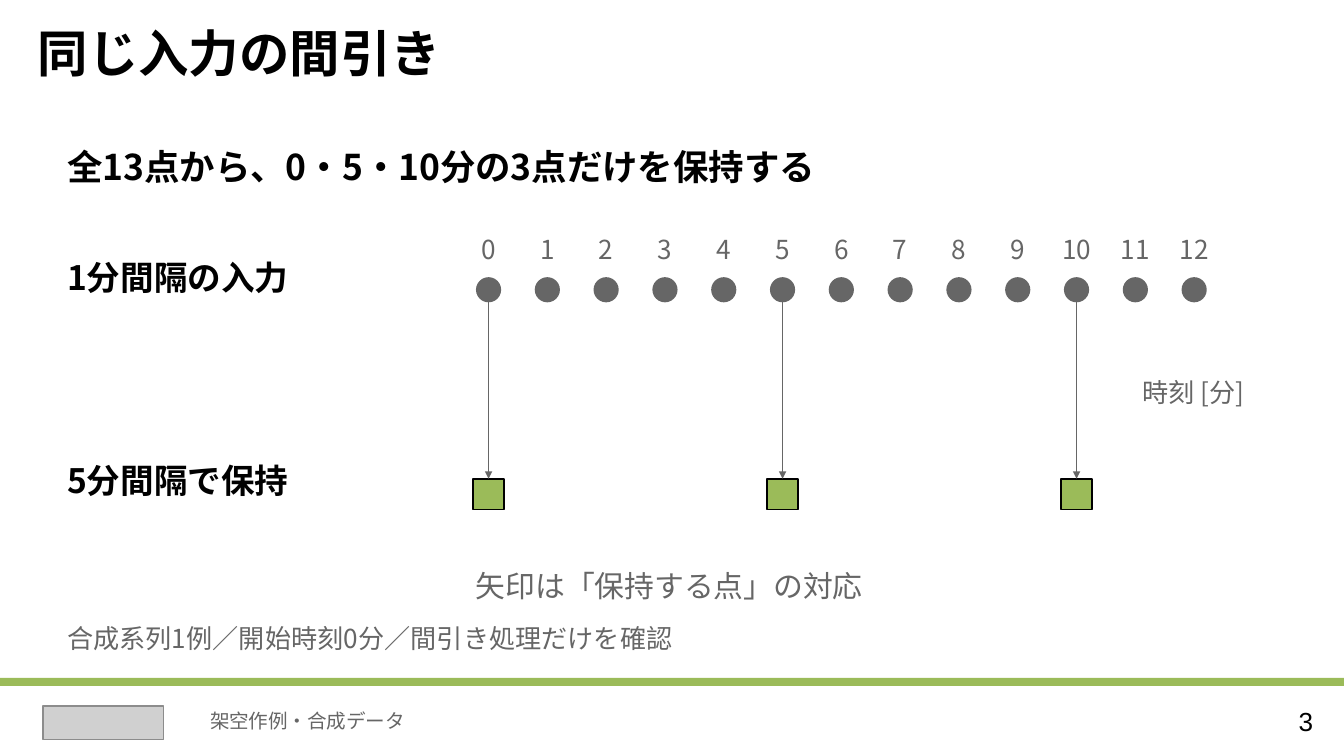
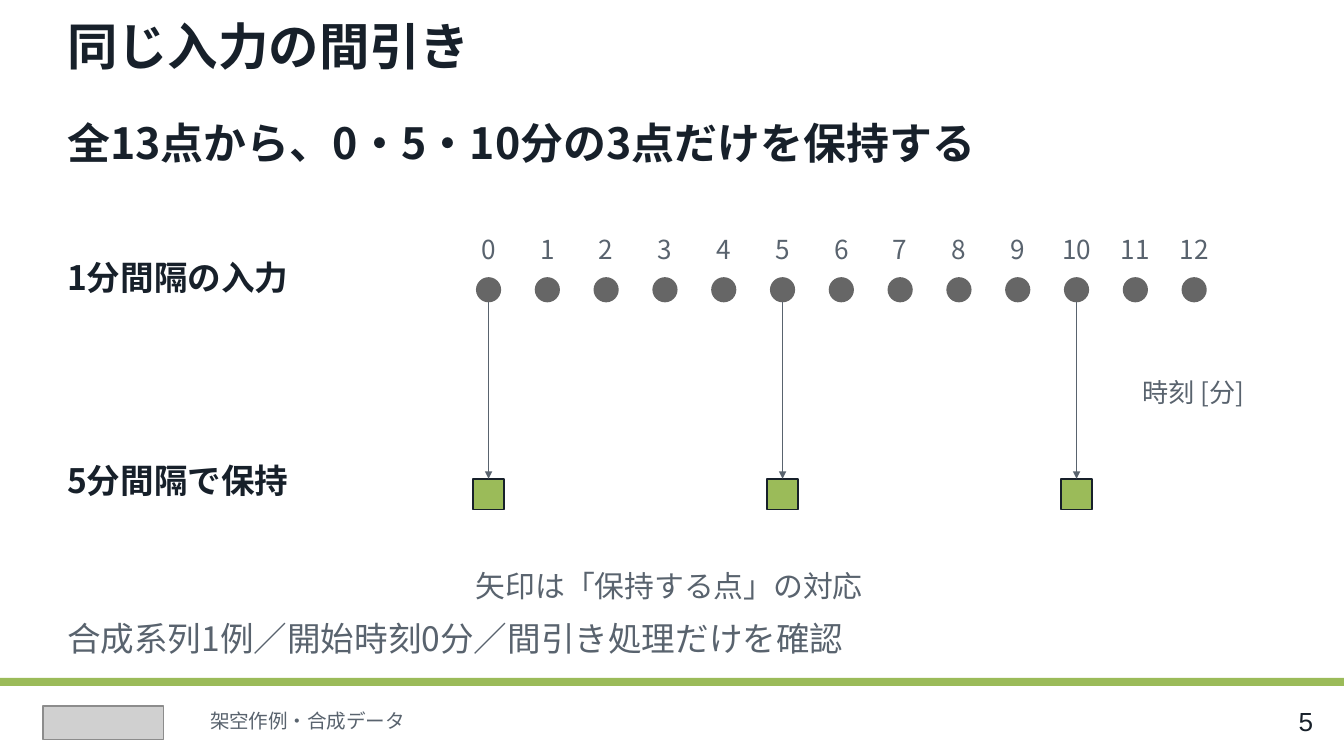
Before and after one commit to cpslab/skill-create-slides, a slide deck: slide 5 of assets/visual-reference/cps-layout-reference.pptx (slide 3 before the commit). Drawn at 1344x756 pixels with LibreOffice and Linux fonts; fonts in the diff are those of the drawing; grey boxes stand for pictures. Boxes give left, top, right and bottom in pixels: in the first picture for what was removed or moved away, otherwise in the second. Text is boxed around its words. In the diff, an @@ line names an element or a change of style, - is before the commit and + after.

```diff
--- a/assets/visual-reference/cps-layout-reference.pptx
+++ b/assets/visual-reference/cps-layout-reference.pptx
@@ text colour #000000 to #17202A in 3 elements at <box>67,261,288,293</box>, <box>67,464,288,496</box>, <box>67,22,470,70</box> @@
@@ text "同じ入力の間引き": place and size @@
-text "同じ入力の間引き" at <box>38,29,441,77</box>
+text "同じ入力の間引き" at <box>67,22,470,70</box>
@@ text "全13点から、0・5・10分の3点だけを保持する": place and size @@
-text "全13点から、0・5・10分の3点だけを保持する" at <box>67,149,815,184</box>
+text "全13点から、0・5・10分の3点だけを保持する" at <box>67,122,975,163</box>
@@ text "全13点から、0・5・10分の3点だけを保持する" at <box>67,122,975,163</box>: size 19 to 23 pt, text colour #000000 to #17202A @@
@@ arrow (489, 302) - (489, 478): stroke #666666 0.9 pt to #59636E 0.9 pt @@
@@ arrow (782, 302) - (782, 478): stroke #666666 0.9 pt to #59636E 0.9 pt @@
@@ arrow (1077, 302) - (1077, 478): stroke #666666 0.9 pt to #59636E 0.9 pt @@
@@ outline #000000 0.9 pt to #17202A 0.9 pt in 3 elements at <box>473,478,504,509</box>, <box>767,478,798,509</box>, <box>1062,478,1093,509</box> @@
@@ text "合成系列1例／開始時刻0分／間引き処理だけを確認" at <box>67,622,843,654</box>: size 14 to 18 pt, text colour #666666 to #59636E @@
@@ text at <box>1299,713,1314,732</box>: text changed; text colour #000000 to #17202A @@
-3
+5
```
Also in this commit, not shown: 4 other slides changed, 3 slides added, 1 slide removed, 25 other files.
